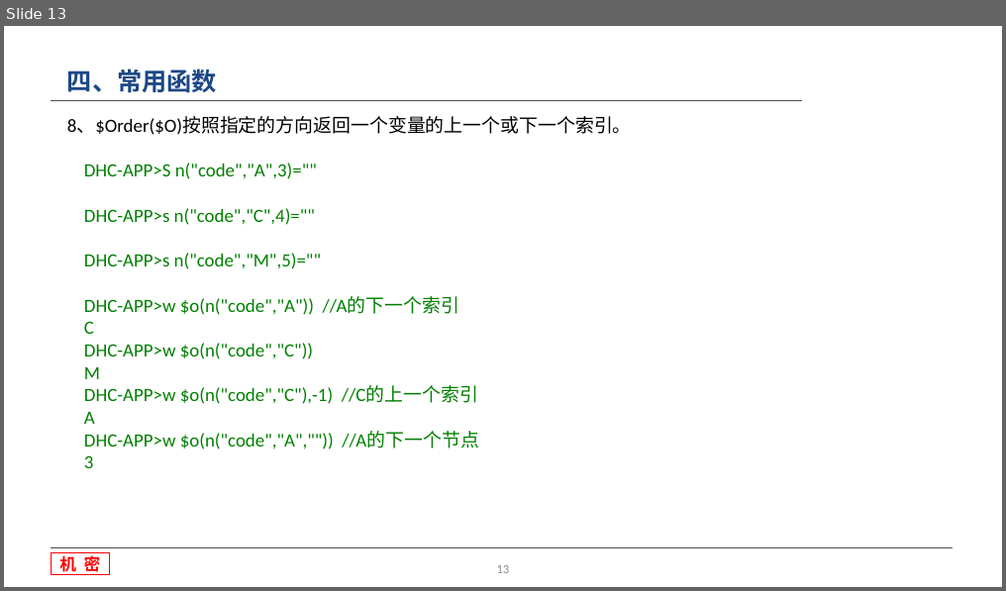
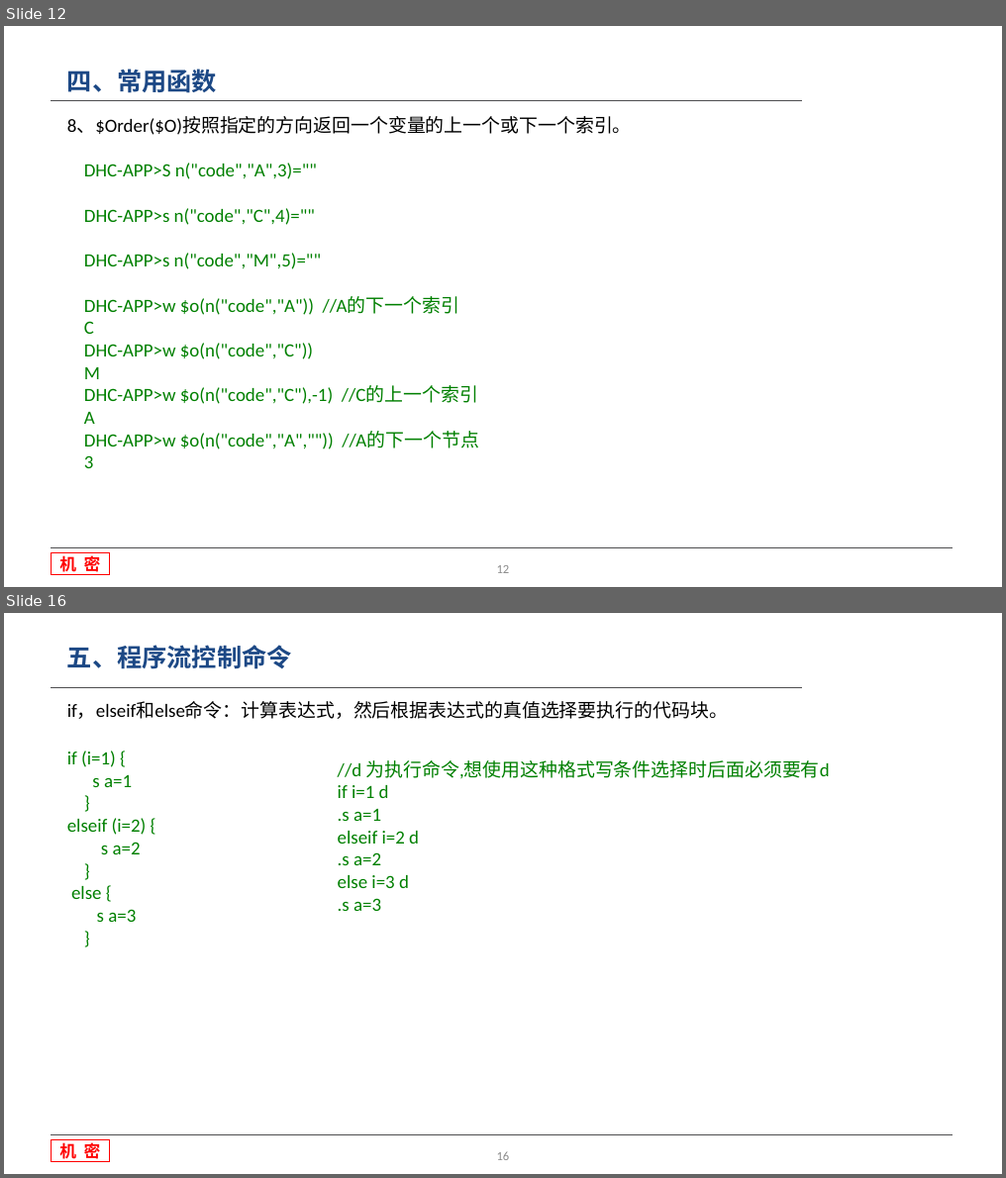
Before and after one commit to wang107014/WorkSpace, a slide deck: 收费-MD/文档/M语言基础知识.pptx. Shown one above the other, each under a label of ours: slide 13 before the commit, slides 12 and 16 after it; the slides between them are not shown. The pictures are 1006x591 and 1006x1178 pixels, drawn with LibreOffice and Linux fonts; fonts in the diff are those of the drawing; background and template pictures are left out. Boxes give left, top, right and bottom in pixels: in the first picture for what was removed or moved away, otherwise in the second. Text is boxed around its words. In the diff, an @@ line names an element or a change of style, - is before the commit and + after.

```diff
--- a/收费-MD/文档/M语言基础知识.pptx
+++ b/收费-MD/文档/M语言基础知识.pptx
@@ slide 16 added at [4,613,1002,1174], background #FFFFFF at 93% opacity; not listed: 3 template elements that a slide beside it also shows @@
@@ text added at [67,645,292,669], 24 pt, text #1C4885, bold @@
+五、程序流控制命令
@@ text added at [67,702,728,719], 18 pt, text #000000 @@
+if，elseif和else命令：计算表达式，然后根据表达式的真值选择要执行的代码块。
@@ text added at [67,751,147,922], 18 pt, text #008000 @@
+if (i=1) {
+s a=1
+}
+elseif (i=2) {
+s a=2
+}
+else {
+s a=3
+}
@@ text added at [338,761,830,911], 18 pt, text #008000 @@
+//d 为执行命令,想使用这种格式写条件选择时后面必须要有d
+if i=1 d
+.s a=1
+elseif i=2 d
+.s a=2
+else i=3 d
+.s a=3
@@ page number added at [497,1152,510,1160], 12 pt, text #8C8C8C @@
+16
@@ what was slide 13 is now slide 12 @@
```
Also in this commit, not shown: 3 slides changed, 6 other slides added, 11 other files.
